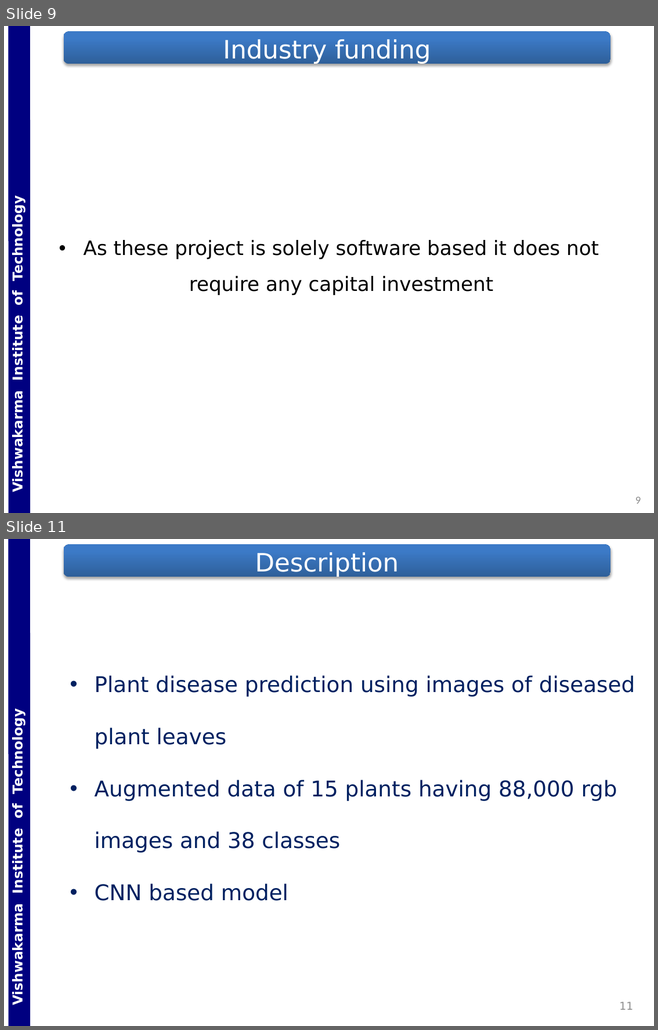
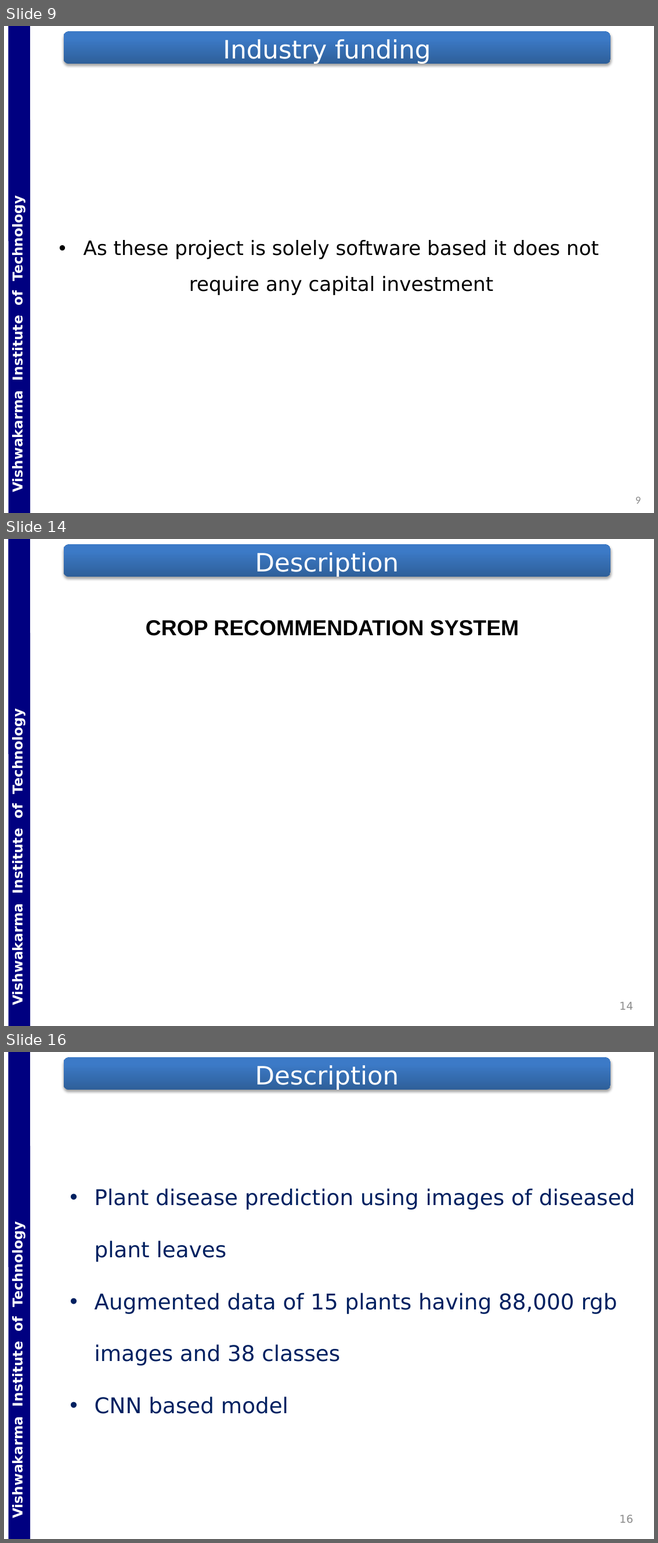
Before and after one commit to Gladiator07/Harvestify, a slide deck: Docs/PPT_ED_SY_DIV-ICA_BATCH-B3_GRP-G5_DATE-201030_RN-65-66-67-68.pptx. Shown one above the other, each under a label of ours: slides 9 and 11 before the commit, slides 9, 14 and 16 after it; the slides between them are not shown. The pictures are 658x1030 and 658x1543 pixels, drawn with LibreOffice and Linux fonts; fonts in the diff are those of the drawing; background and template pictures are left out. Boxes give left, top, right and bottom in pixels: in the first picture for what was removed or moved away, otherwise in the second. Text is boxed around its words. In the diff, an @@ line names an element or a change of style, - is before the commit and + after.

```diff
--- a/Docs/PPT_ED_SY_DIV-ICA_BATCH-B3_GRP-G5_DATE-201030_RN-65-66-67-68.pptx
+++ b/Docs/PPT_ED_SY_DIV-ICA_BATCH-B3_GRP-G5_DATE-201030_RN-65-66-67-68.pptx
@@ slide 14 added at bbox=[4, 539, 654, 1026], background #FFFFFF; not listed: 2 template elements that a slide beside it also shows @@
@@ title added at bbox=[255, 552, 399, 577], 28 pt, text #FFFFFF @@
+Description
@@ text added at bbox=[146, 620, 518, 636], 24 pt, text #000000, bold @@
+CROP RECOMMENDATION SYSTEM
@@ page number added at bbox=[619, 1002, 633, 1010], 12 pt, text #8C8C8C @@
+14
@@ what was slide 11 is now slide 16 @@
@@ page number at bbox=[619, 1515, 633, 1523]: text changed @@
-11
+16
```
Also in this commit, not shown: 3 slides changed, 4 other slides added, 2 other files.
